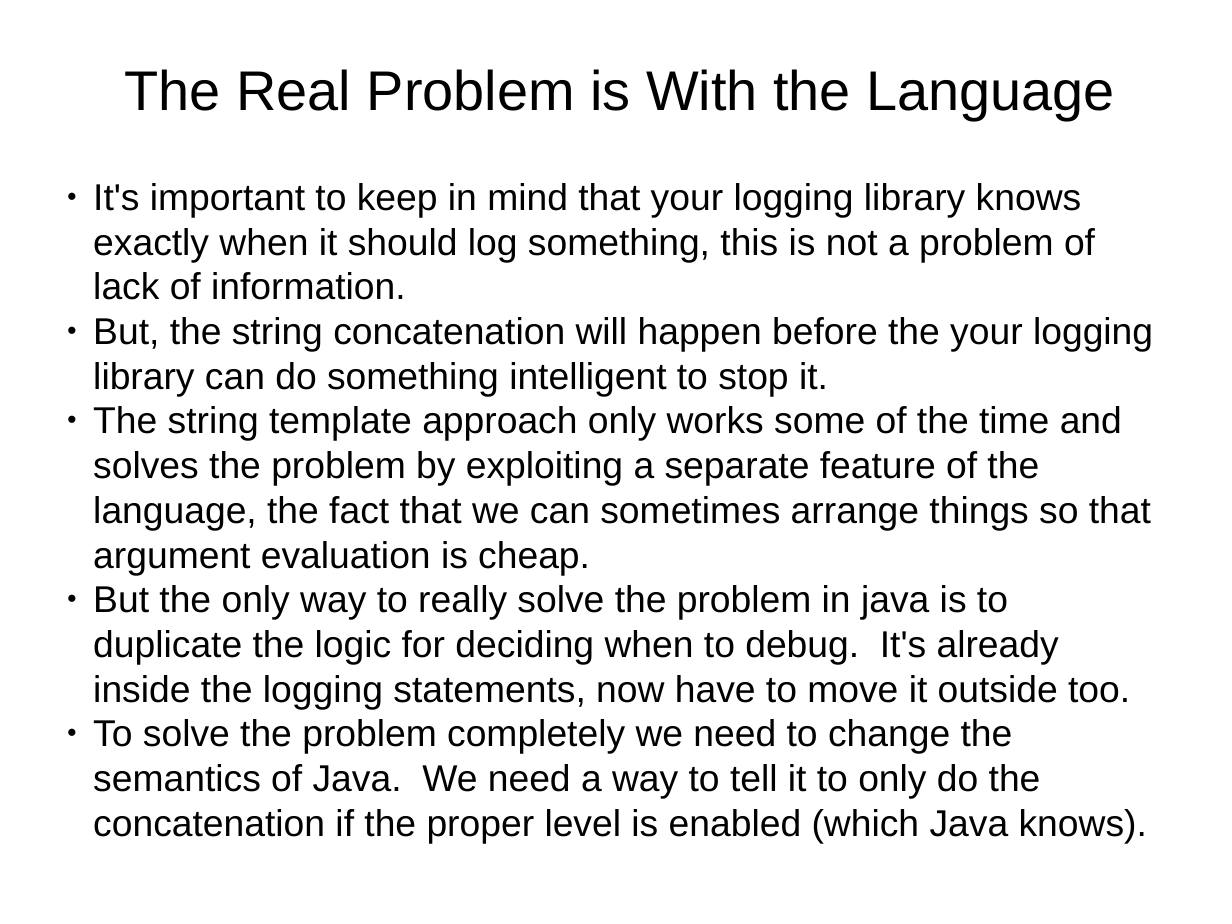
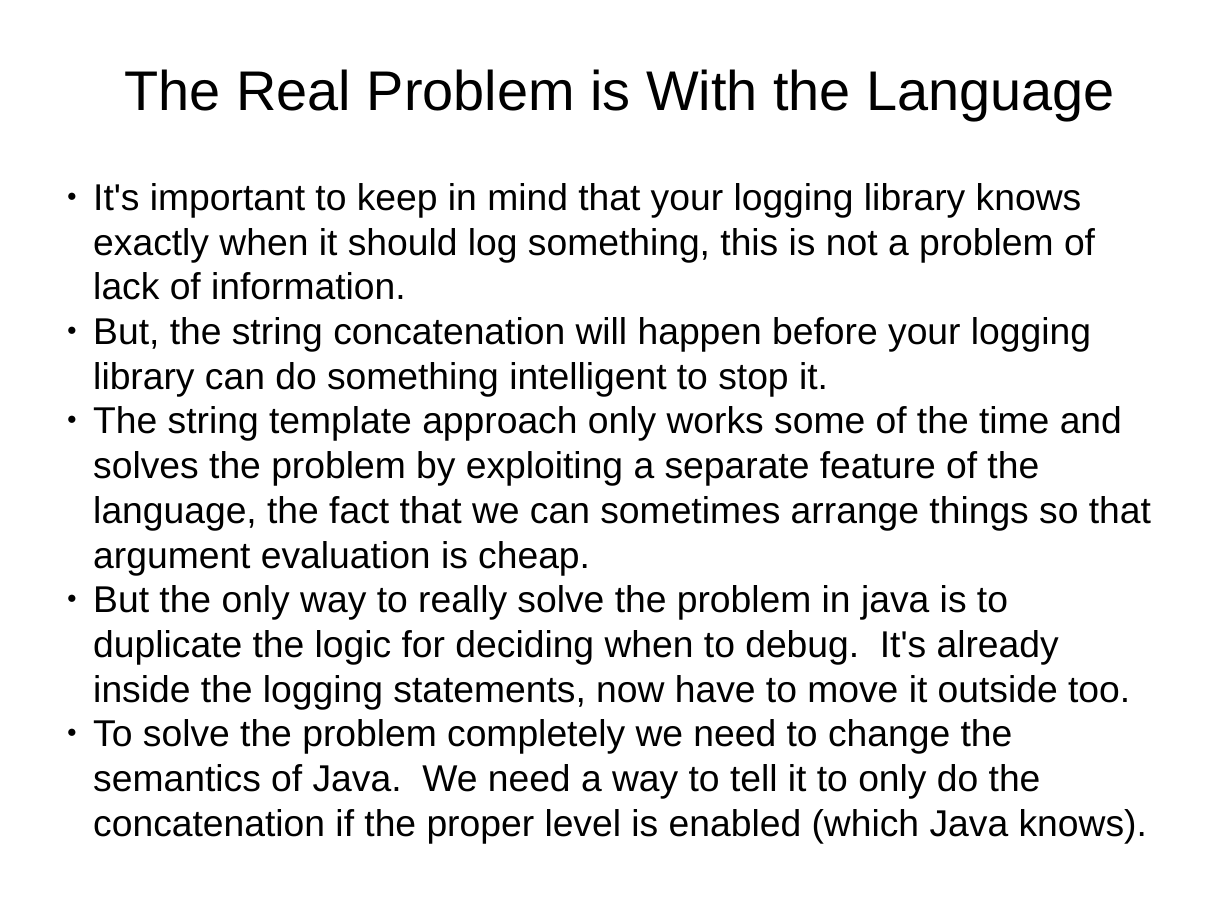
Before and after one commit to dwclark/AstTransformations, a slide deck: slide 7 of ast.odp. Drawn at 1232x924 pixels with LibreOffice and Linux fonts; fonts in the diff are those of the drawing. Boxes give left, top, right and bottom in pixels: in the first picture for what was removed or moved away, otherwise in the second. Text is boxed around its words. In the diff, an @@ line names an element or a change of style, - is before the commit and + after.

```diff
--- a/ast.odp
+++ b/ast.odp
@@ text at box(93, 317, 1091, 396): text changed @@
-● But, the string concatenation will happen before the your logging library can do something intelligent to stop it.
+● But, the string concatenation will happen before your logging library can do something intelligent to stop it.
```
Also in this commit, not shown: 8 other slides changed.
